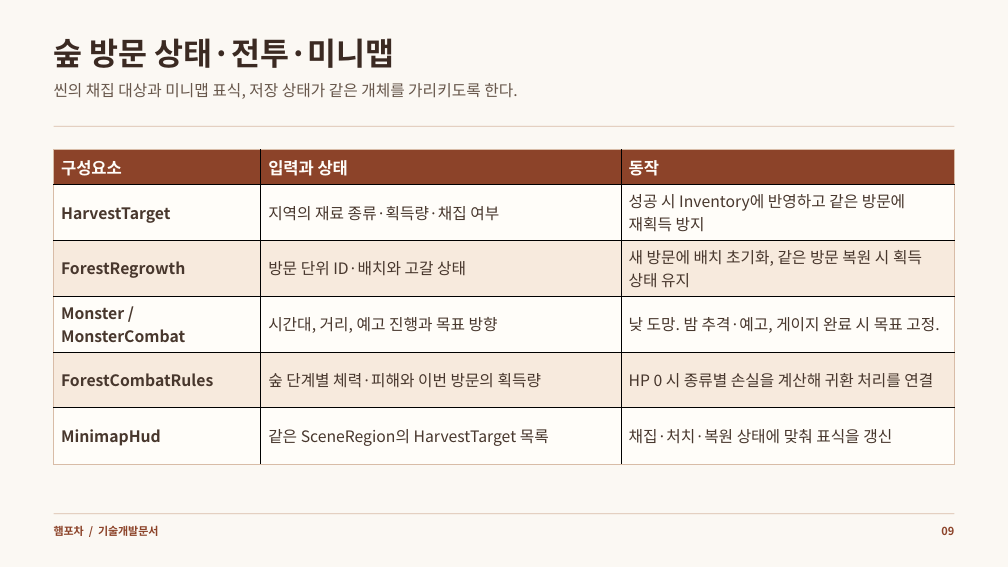
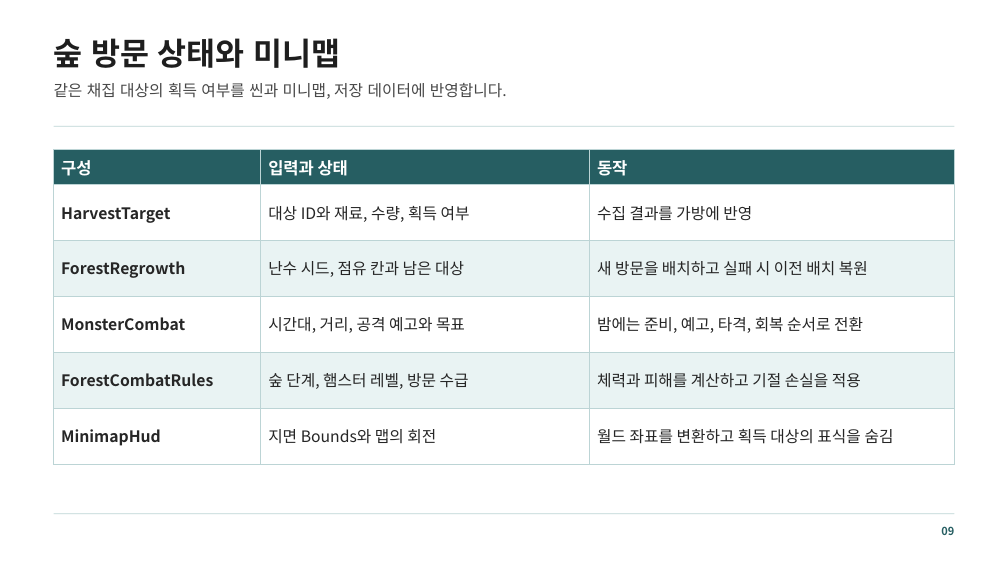
Before and after one commit to mjoon31/mjoon31, a slide deck: slide 9 of docs/assets/resources/ham-pocha/technical-development.pptx. Drawn at 1008x567 pixels with LibreOffice and Linux fonts; fonts in the diff are those of the drawing. Boxes give left, top, right and bottom in pixels: in the first picture for what was removed or moved away, otherwise in the second. Text is boxed around its words. In the diff, an @@ line names an element or a change of style, - is before the commit and + after.

```diff
--- a/docs/assets/resources/ham-pocha/technical-development.pptx
+++ b/docs/assets/resources/ham-pocha/technical-development.pptx
@@ background #FBF8F3 to #FFFFFF @@
@@ text at [54, 38, 341, 68]: text changed; text colour #3B2A22 to #1E1E1E @@
-숲 방문 상태·전투·미니맵
+숲 방문 상태와 미니맵
@@ text at [54, 83, 507, 99]: text changed; text colour #67574B to #484848 @@
-씬의 채집 대상과 미니맵 표식, 저장 상태가 같은 개체를 가리키도록 한다.
+같은 채집 대상의 획득 여부를 씬과 미니맵, 저장 데이터에 반영합니다.
@@ rectangle at [54, 126, 955, 127]: fill #D8BCA7 to #BCD4D5 @@
@@ table at [54, 150, 955, 464] @@
-row 1, column 1: 구성요소
+row 1, column 1: 구성
-row 2, column 2: 지역의 재료 종류·획득량·채집 여부
+row 2, column 2: 대상 ID와 재료, 수량, 획득 여부
-row 2, column 3: 성공 시 Inventory에 반영하고 같은 방문에 재획득 방지
+row 2, column 3: 수집 결과를 가방에 반영
-row 3, column 2: 방문 단위 ID·배치와 고갈 상태
+row 3, column 2: 난수 시드, 점유 칸과 남은 대상
-row 3, column 3: 새 방문에 배치 초기화, 같은 방문 복원 시 획득 상태 유지
+row 3, column 3: 새 방문을 배치하고 실패 시 이전 배치 복원
-row 4: Monster / MonsterCombat | 시간대, 거리, 예고 진행과 목표 방향 | 낮 도망. 밤 추격·예고, 게이지 완료 시 목표 고정.
+row 4: MonsterCombat | 시간대, 거리, 공격 예고와 목표 | 밤에는 준비, 예고, 타격, 회복 순서로 전환
-row 5, column 2: 숲 단계별 체력·피해와 이번 방문의 획득량
+row 5, column 2: 숲 단계, 햄스터 레벨, 방문 수급
-row 5, column 3: HP 0 시 종류별 손실을 계산해 귀환 처리를 연결
+row 5, column 3: 체력과 피해를 계산하고 기절 손실을 적용
-row 6, column 2: 같은 SceneRegion의 HarvestTarget 목록
+row 6, column 2: 지면 Bounds와 맵의 회전
-row 6, column 3: 채집·처치·복원 상태에 맞춰 표식을 갱신
+row 6, column 3: 월드 좌표를 변환하고 획득 대상의 표식을 숨김
@@ fill #8C4329 to #265E62 in row 1 @@
@@ fill #FFFDF9 to #FFFFFF in 9 cells @@
@@ fill #F7EADD to #E9F3F3 in 6 cells @@
@@ text colour #FFFDF9 to #FFFFFF in "입력과 상태", "동작" @@
@@ text colour #48372D to #262626 in "HarvestTarget", "ForestRegrowth", "ForestCombatRules", "MinimapHud" @@
@@ borders changed @@
@@ rectangle at [54, 513, 955, 514]: fill #D8BCA7 to #BCD4D5 @@
@@ text removed at [54, 525, 158, 536] @@
-햄포차 / 기술개발문서
@@ text "09" at [941, 526, 954, 535]: text colour #8C4329 to #265E62 @@
```
Also in this commit, not shown: 15 other slides changed, 9 other files.
